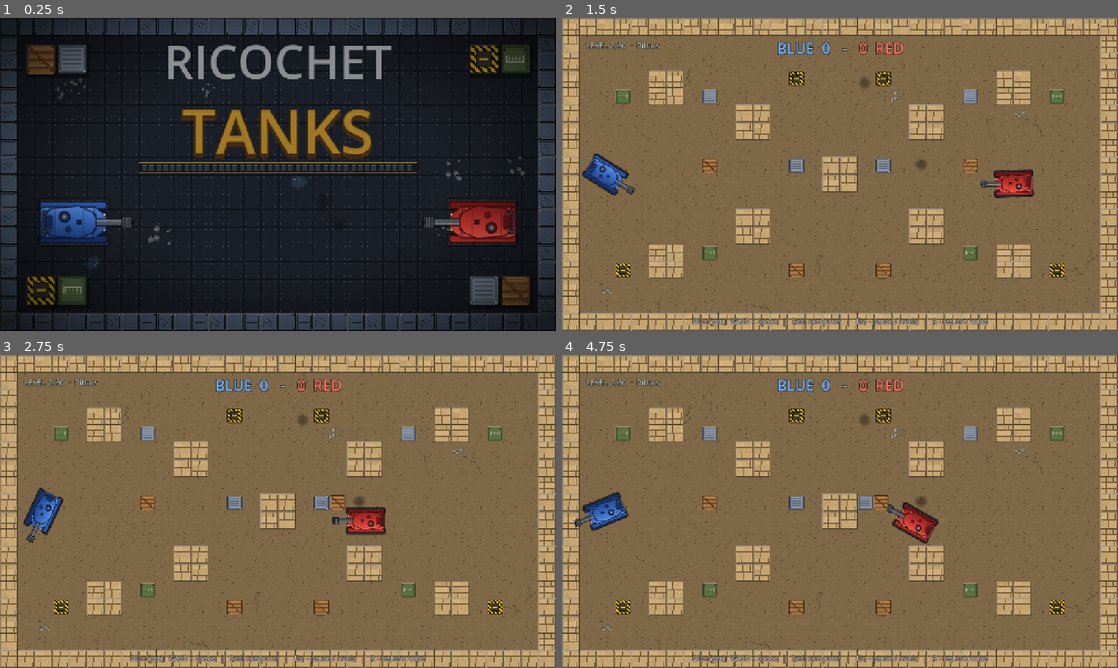
Above: before the commit, frames 1-4 (two rows, left to right).
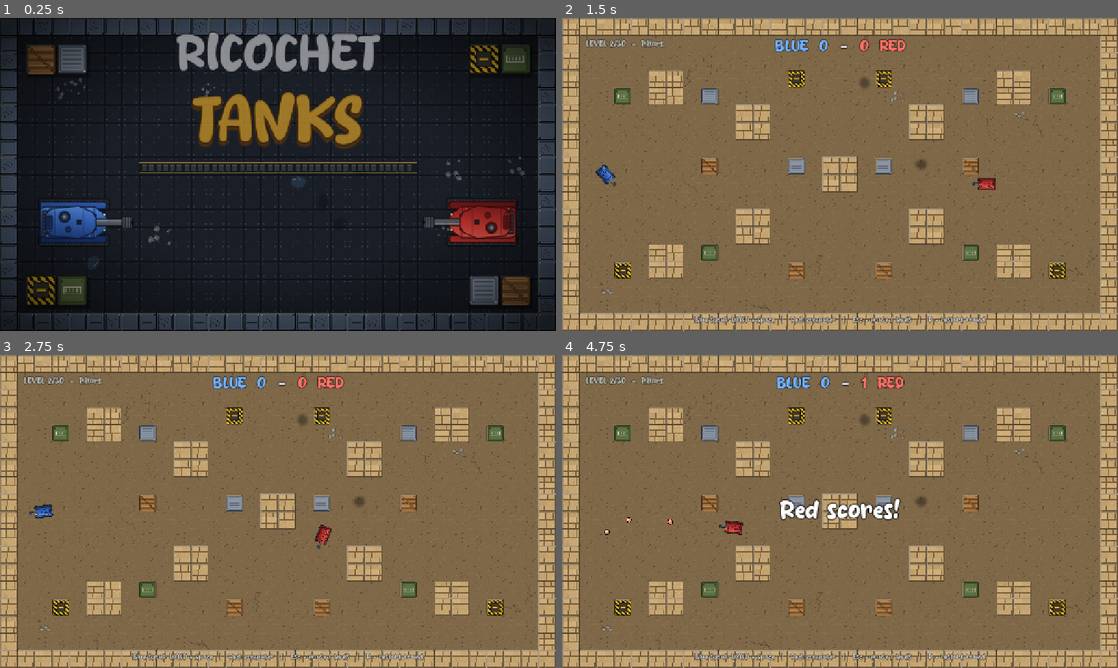
Above: after the commit, the same moments.

Repository: TimDev7/tank-game
Game: Godot game, scene res://game/menu/main_menu.tscn
Same seed, same stepped clock (60 frames per second), same inputs: the game is played once before the commit and once after it.
Inputs (mouse positions are in pixels of both pictures, inside the frame that each line leads up to):
- Up to frame 1 (0.25 s): no input
- Up to frame 2 (1.5 s): click (840, 218) at 0.5 s; tap Enter at 1.25, 1.35 s; move the mouse to (962, 158) at 1.27 s; hold D (p1_right) from 1.28 s (still down); click (962, 158) at 1.42 s
- Up to frame 3 (2.75 s): release D (p1_right) at 2 s; drag from (166, 527) to (250, 574) at 2.02 s
- Up to frame 4 (4.75 s): move the mouse to (895, 442) at 2.77 s; hold D (p1_right) 2.78-3.5 s; tap Down (p2_down) at 2.85 s; tap Enter at 3.05, 4.55 s; drag from (812, 574) to (673, 464) at 3.52 s; move the mouse to (1006, 558) at 4.27 s; hold A (p1_left) from 4.28 s (still down); hold Shift from 4.28 s (still down)

The runs differ from the first frame. In frame 1, 7.6% of the frame differs, in the area x 30-71%, y 4-46%; in frame 2, 4.5%; in frame 3, 4.8%; in frame 4, 5.6%.

Commit message:
Smaller tank, bigger crates, faster movement; P2 fire on slash; game font; store assets, web export script

Diff:
--- a/game/arena/crate.gd
+++ b/game/arena/crate.gd
@@ -6,7 +6,8 @@
 ## Виды (спрайты в art/crates.png): 0 дерево, 1 металл, 2 армейский, 3 «опасность».
 ## Физика только в _physics_process (одинаково на 60/144 Гц).
 
-const SIZE := 36.0
+const ART_SIZE := 36.0  ## размер ячейки в спрайт-листе
+const SIZE := 40.0  ## размер в игре = клетка арены = длина танка
 const SHEET := preload("res://game/arena/art/crates.png")
 const DEBRIS_COLORS := [
 	Color(0.69, 0.49, 0.28), Color(0.62, 0.68, 0.76), Color(0.42, 0.52, 0.30), Color(0.92, 0.72, 0.14),
@@ -31,8 +32,9 @@
 	var sprite := Sprite2D.new()
 	var atlas := AtlasTexture.new()
 	atlas.atlas = SHEET
-	atlas.region = Rect2(variant * SIZE, 0, SIZE, SIZE)
+	atlas.region = Rect2(variant * ART_SIZE, 0, ART_SIZE, ART_SIZE)
 	sprite.texture = atlas
+	sprite.scale = Vector2.ONE * (SIZE / ART_SIZE)
 	sprite.texture_filter = CanvasItem.TEXTURE_FILTER_NEAREST
 	add_child(sprite)
 
--- a/game/game.gd
+++ b/game/game.gd
@@ -1,6 +1,12 @@
 extends BaseGame
+
+## Шрифт игры = шрифт логотипа (assets/store/logo.png). Ставится как шрифт темы по умолчанию:
+## так он применяется ко всем Control без правки сцен и project.godot.
+const GAME_FONT := preload("res://assets/font/marimpa.regular.ttf")
 
 
 func _ready() -> void:
+	ThemeDB.fallback_font = GAME_FONT
+	ThemeDB.get_default_theme().default_font = GAME_FONT
 	TankInput.register_actions()
 	super()
--- a/game/input/tank_input.gd
+++ b/game/input/tank_input.gd
@@ -22,7 +22,7 @@
 	},
 	2: {
 		"up": KEY_UP, "down": KEY_DOWN, "left": KEY_LEFT, "right": KEY_RIGHT,
-		"fire": KEY_ENTER,
+		"fire": KEY_SLASH,
 	},
 }
 
--- a/game/match/hud.gd
+++ b/game/match/hud.gd
@@ -95,7 +95,7 @@
 
 	# подсказка снизу (внутри рамки арены, нижняя стена 40 px)
 	_hint = _make_label(16, Color(0.8, 0.8, 0.8, 0.9))
-	_hint.text = tr("Blue: WASD + Space   |   Red: Arrows + Enter   |   Esc - pause   |   R - restart round")
+	_hint.text = tr("Blue: WASD + Space   |   Red: Arrows + /   |   Esc - pause   |   R - restart round")
 	_hint.set_anchors_preset(Control.PRESET_BOTTOM_WIDE)
 	_hint.horizontal_alignment = HORIZONTAL_ALIGNMENT_CENTER
 	_hint.offset_top = -34.0
--- a/game/match/round_manager.gd
+++ b/game/match/round_manager.gd
@@ -225,7 +225,7 @@
 	if vs_ai:
 		hud.set_hint(tr("Blue (you): WASD + Space   |   Red: computer   |   Esc - pause / levels   |   R - restart round"))
 	else:
-		hud.set_hint(tr("Blue: WASD + Space   |   Red: Arrows + Enter   |   Esc - pause / levels   |   R - restart round"))
+		hud.set_hint(tr("Blue: WASD + Space   |   Red: Arrows + /   |   Esc - pause / levels   |   R - restart round"))
 
 
 func _emit_scores() -> void:
--- a/game/menu/main_menu.gd
+++ b/game/menu/main_menu.gd
@@ -96,7 +96,7 @@
 	play_pvp_button.focus_neighbor_bottom = play_ai_button.get_path()
 
 	# --- подсказка ---
-	_hint = _label(tr("Blue: WASD + Space   |   Red: Arrows + Enter   |   Esc - pause / levels"), 18, Color(0.82, 0.85, 0.82, 0.95))
+	_hint = _label(tr("Blue: WASD + Space   |   Red: Arrows + /   |   Esc - pause / levels"), 18, Color(0.82, 0.85, 0.82, 0.95))
 	_hint.set_anchors_and_offsets_preset(Control.PRESET_BOTTOM_WIDE)
 	_hint.offset_top = -52.0
 	_hint.offset_bottom = -22.0
--- a/game/tanks/tank.gd
+++ b/game/tanks/tank.gd
@@ -30,9 +30,12 @@
 	set(value):
 		player_index = value
 		_apply_skin()
-@export var move_speed: float = 170.0
+## Арт танка рисован 88x58; в игре уменьшается до размера ящика (~40 px в длину).
+const BODY_SCALE := 0.45
+
+@export var move_speed: float = 240.0
 @export var reverse_speed_factor: float = 0.6
-@export var turn_speed: float = 2.8  ## рад/с
+@export var turn_speed: float = 4.2  ## рад/с
 @export var fire_cooldown: float = 0.45
 
 var alive: bool = true
@@ -51,6 +54,7 @@
 	collision_layer = 1 << (PhysicsLayers.TANK - 1)
 	collision_mask = (1 << (PhysicsLayers.WALL - 1)) | (1 << (PhysicsLayers.TANK - 1)) | (1 << (PhysicsLayers.CRATE - 1))
 	motion_mode = CharacterBody2D.MOTION_MODE_FLOATING
+	_apply_body_scale()
 	_apply_skin()
 
 
@@ -120,6 +124,15 @@
 		brain.reset()
 
 
+func _apply_body_scale() -> void:
+	_hull.scale = Vector2.ONE * BODY_SCALE
+	_turret.scale = Vector2.ONE * BODY_SCALE
+	_muzzle.position *= BODY_SCALE
+	var rect := RectangleShape2D.new()
+	rect.size = (_body.shape as RectangleShape2D).size * BODY_SCALE
+	_body.shape = rect
+
+
 func _apply_skin() -> void:
 	if not is_node_ready():
 		return
--- a/tools/check_crates.gd
+++ b/tools/check_crates.gd
@@ -44,12 +44,12 @@
 	await _frames(40)
 	_check(crate.position.x > 250.0 and tank.global_position.x > 150.0 + 40.0,
 		"наезд сдвигает ящик (ящик x=%.0f, танк x=%.0f)" % [crate.position.x, tank.global_position.x])
-	_check(tank.global_position.x + 44.0 <= crate.position.x - 18.0 + 3.0, "танк не заезжает на ящик")
+	_check(tank.global_position.x + 44.0 * Tank.BODY_SCALE <= crate.position.x - 20.0 + 3.0, "танк не заезжает на ящик")
 
 	# --- 2) упор в стену: дальше центра поля ящик не уедет, танк не продавит ---
 	await _frames(300)
 	_check(crate.position.x <= 600.0 - 18.0 + 2.0 and crate.alive, "ящик упирается в стену (x=%.0f)" % crate.position.x)
-	_check(tank.global_position.x + 44.0 <= crate.position.x - 18.0 + 3.0, "танк не продавливает ящик через стену")
+	_check(tank.global_position.x + 44.0 * Tank.BODY_SCALE <= crate.position.x - 20.0 + 3.0, "танк не продавливает ящик через стену")
 	Input.action_release("p1_up")
 
 	# --- 3) инерции нет: отпустили — ящик встал ---
--- a/tools/check_tank.gd
+++ b/tools/check_tank.gd
@@ -26,8 +26,8 @@
 	Input.action_press("p1_up")
 	await _frames(60)
 	Input.action_release("p1_up")
-	_check(t1.global_position.x > x0 + 5.0 and t1.global_position.x + 44.0 <= 241.0,
-		"P1 едет вперёд и упирается в блок (x %.0f -> %.0f, передний край %.0f <= 240)" % [x0, t1.global_position.x, t1.global_position.x + 44.0])
+	_check(t1.global_position.x > x0 + 5.0 and t1.global_position.x + 44.0 * Tank.BODY_SCALE <= 241.0,
+		"P1 едет вперёд и упирается в блок (x %.0f -> %.0f, передний край %.0f <= 240)" % [x0, t1.global_position.x, t1.global_position.x + 44.0 * Tank.BODY_SCALE])
 
 	# 2) поворот: right -> rotation растёт (~1.4 рад за 30 кадров)
 	var r0 := t1.rotation
@@ -48,7 +48,7 @@
 	Input.action_press("p2_down")  # назад = вправо при rotation PI
 	await _frames(120)
 	Input.action_release("p2_down")
-	var max_x := t2.global_position.x + 44.0
+	var max_x := t2.global_position.x + 44.0 * Tank.BODY_SCALE
 	_check(max_x <= wall_inner_x + 2.0, "P2 упёрся в правую стену (задний край %.1f <= %.1f)" % [max_x, wall_inner_x])
 
 	# 4) выстрел: сигнал fired и кулдаун
Not shown, added: assets/store/.gdignore
Binary file added: assets/store/cover_landscape_1920x1080.png
Binary file added: assets/store/cover_portrait_800x1200.png
Binary file added: assets/store/cover_square_800x800.png
Binary file added: assets/store/logo.png
Not shown, added: tools/export_web.bat
Not shown, added: tools/export_web.ps1
